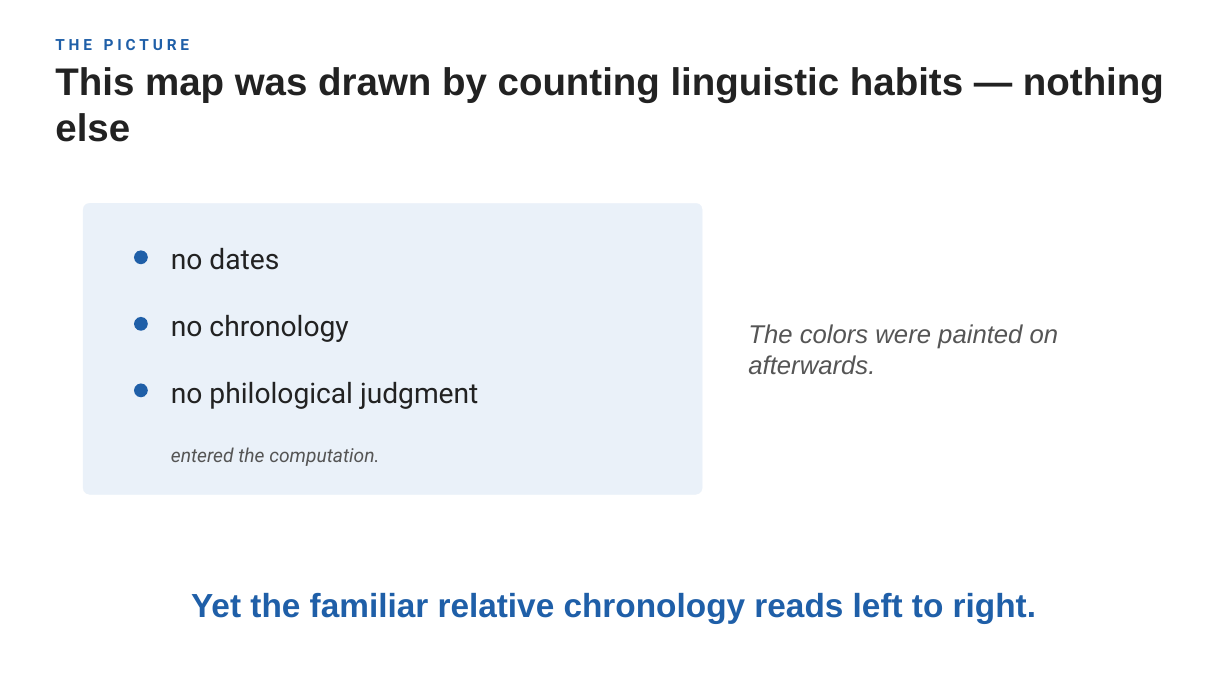
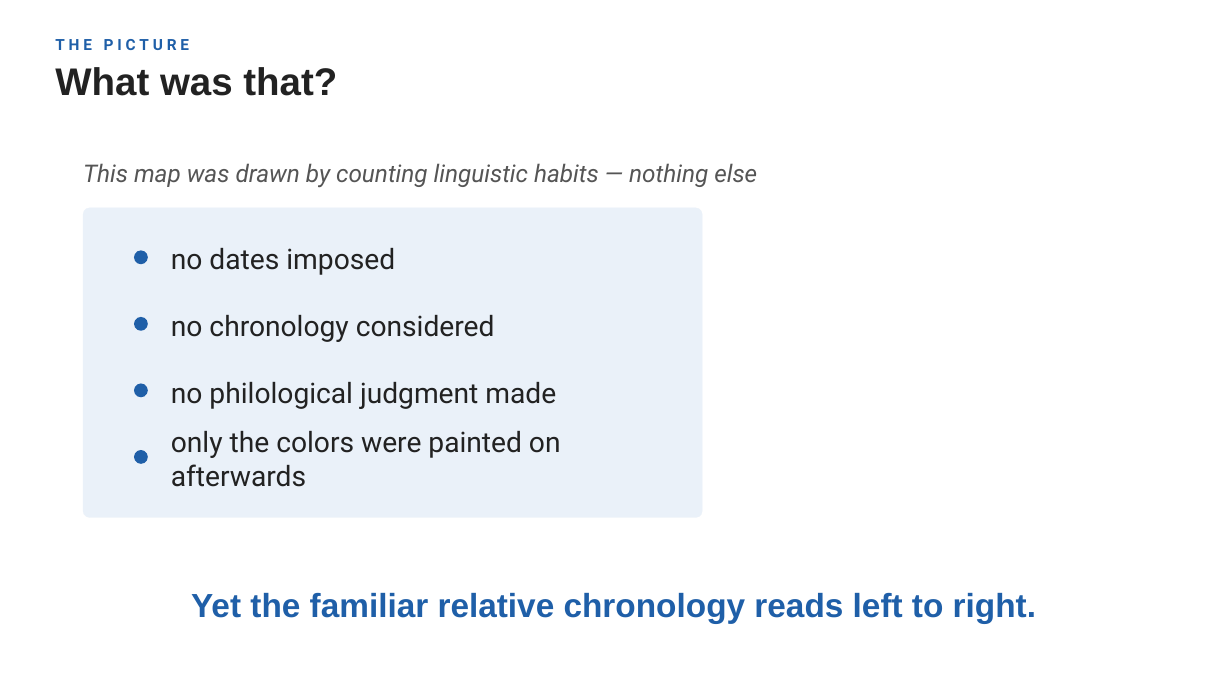
Before and after one commit to kengoharimoto/stylometry-experiments, a slide deck: slide 3 of materials/presentation_2026/chronology_stratification.pptx. Drawn at 1232x693 pixels with LibreOffice and Linux fonts; fonts in the diff are those of the drawing. Boxes give left, top, right and bottom in pixels: in the first picture for what was removed or moved away, otherwise in the second. Text is boxed around its words. In the diff, an @@ line names an element or a change of style, - is before the commit and + after.

```diff
--- a/materials/presentation_2026/chronology_stratification.pptx
+++ b/materials/presentation_2026/chronology_stratification.pptx
@@ text added at bbox=[55, 67, 337, 96], 30 pt, text #222222, bold @@
+What was that?
@@ text "This map was drawn by ...": place and size @@
-text "This map was drawn by ..." at bbox=[55, 67, 1164, 142]
+text "This map was drawn by ..." at bbox=[83, 163, 757, 187]
@@ text "This map was drawn by ..." at bbox=[83, 163, 757, 187]: size 30 to 19 pt, font Arial to Roboto, text colour #222222 to #555555, bold off, italic on; vertical alignment top to middle @@
@@ rounded rectangle: place and size @@
-rounded rectangle at bbox=[83, 203, 702, 494]
+rounded rectangle at bbox=[83, 208, 702, 518]
@@ rounded rectangle at bbox=[83, 208, 702, 518]: proportions changed @@
@@ text at bbox=[171, 248, 395, 275]: text changed @@
-no dates
+no dates imposed
@@ text at bbox=[171, 315, 495, 342]: text changed @@
-no chronology
+no chronology considered
@@ text at bbox=[171, 382, 556, 409]: text changed @@
-no philological judgment
+no philological judgment made
@@ text at bbox=[171, 431, 561, 487]: text changed; size 20 to 22 pt; font Arial to Roboto; text colour #555555 to #222222; italic off @@
-The colors were painted on afterwards.
+only the colors were painted on afterwards
@@ text removed at bbox=[171, 447, 379, 466] @@
-entered the computation.
@@ ellipse added at bbox=[134, 450, 148, 464], fill #1F5FA8 @@
```
Also in this commit, not shown: 3 other slides changed, 7 other files.
